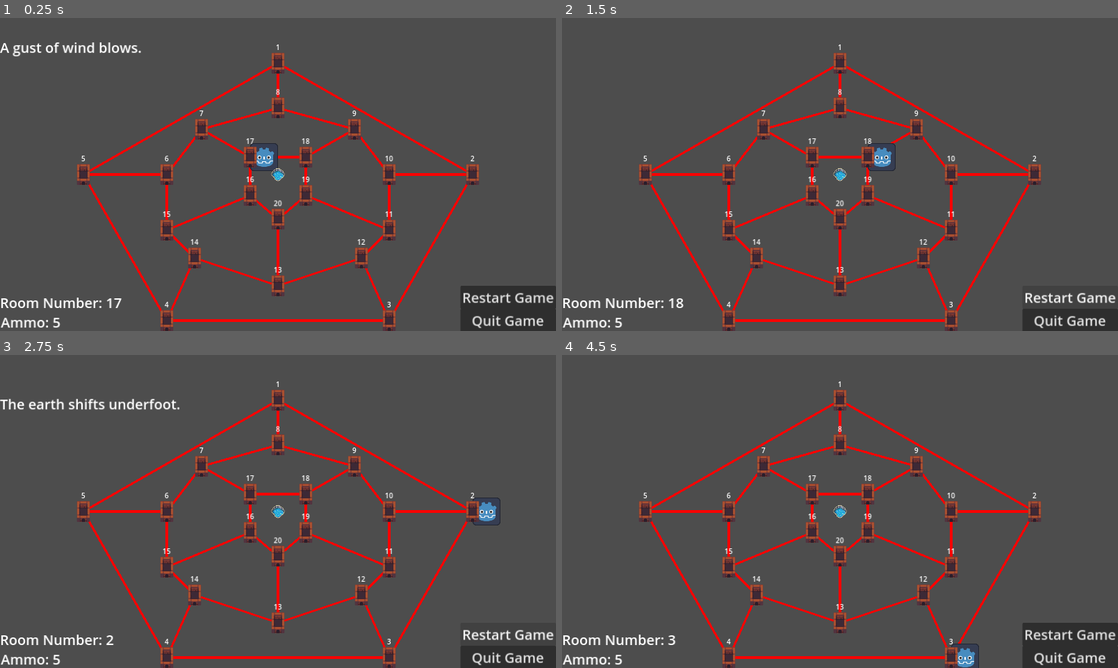
Above: before the commit, frames 1-4 (two rows, left to right).
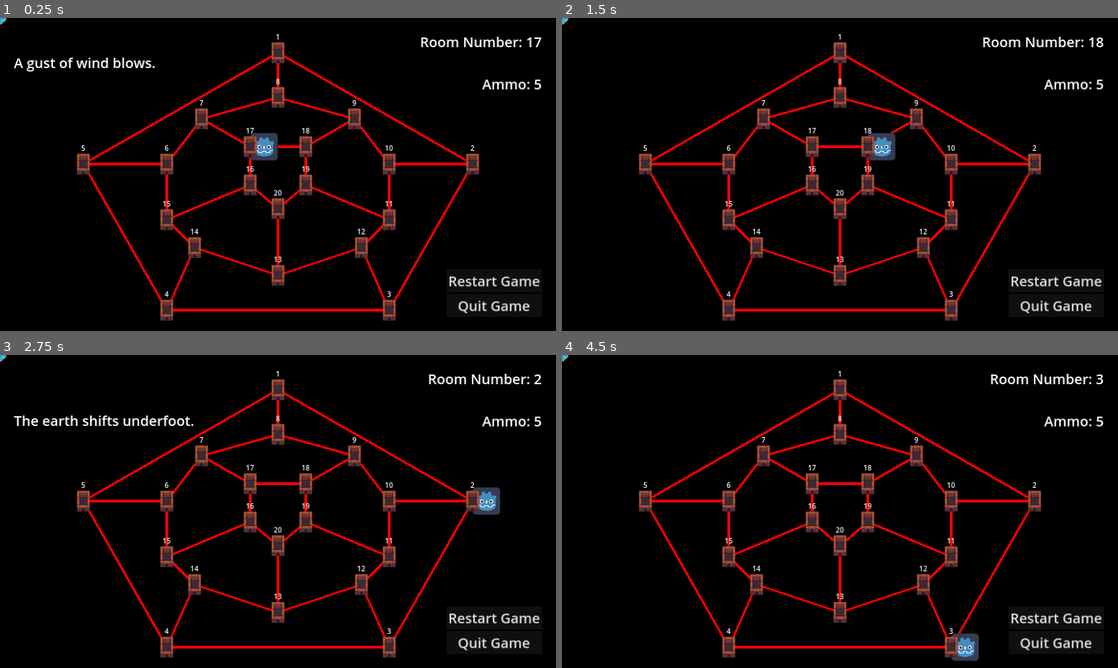
Above: after the commit, the same moments.

Repository: Jayb333/hunt_the_wumpus
Game: Godot game, scene res://scenes/main.tscn
The game is run twice, just before and just after one commit, with the same random seed, the same clock (stepped at 60 frames per second) and the same inputs.
Inputs (mouse positions are in pixels of both pictures, inside the frame that each line leads up to):
- Up to frame 1 (0.25 s): no input
- Up to frame 2 (1.5 s): click "Restart Game" at 0.5 s; click "Restart Game" at 1.25 s
- Up to frame 3 (2.75 s): click "Restart Game" at 2 s
- Up to frame 4 (4.5 s): tap Enter at 2.75, 4.25 s; drag from (840, 398) to (1034, 511) at 2.77 s; tap Space at 3.5 s; drag from (1034, 511) to (840, 398) at 3.52 s; move the mouse to (951, 658) at 4.27 s; press the mouse at (951, 658) at 4.28 s; hold Right (ui_right) from 4.28 s (still down)

The runs differ from the first frame. In frame 1, 99% of the frame differs, in the area x 0-100%, y 0-100%; in frame 2, 99%; in frame 3, 99%; in frame 4, 99%.

Commit message:
june19
Found a happy medium with UI

Diff:
--- a/project.godot
+++ b/project.godot
@@ -37,3 +37,7 @@
 "events": [Object(InputEventMouseButton,"resource_local_to_scene":false,"resource_name":"","device":-1,"window_id":0,"a …(258 unchanged characters)…
 ]
 }
+
+[rendering]
+
+environment/defaults/default_clear_color=Color(0, 0, 0, 1)
--- a/scenes/default_cave.tscn
+++ b/scenes/default_cave.tscn
@@ -5,81 +5,81 @@
 [node name="DefaultCave" type="Node2D"]
 
 [node name="RoomNumber" parent="." instance=ExtResource("2_cmrnn")]
-position = Vector2(0, -256)
+position = Vector2(640, 80)
 room_number = 1
 
 [node name="RoomNumber2" parent="." instance=ExtResource("2_cmrnn")]
-position = Vector2(448, 0)
+position = Vector2(1088, 336)
 room_number = 2
 
 [node name="RoomNumber3" parent="." instance=ExtResource("2_cmrnn")]
-position = Vector2(256, 336)
+position = Vector2(896, 672)
 room_number = 3
 
 [node name="RoomNumber4" parent="." instance=ExtResource("2_cmrnn")]
-position = Vector2(-256, 336)
+position = Vector2(384, 672)
 room_number = 4
 
 [node name="RoomNumber5" parent="." instance=ExtResource("2_cmrnn")]
-position = Vector2(-448, 0)
+position = Vector2(192, 336)
 room_number = 5
 
 [node name="RoomNumber6" parent="." instance=ExtResource("2_cmrnn")]
-position = Vector2(-256, 0)
+position = Vector2(384, 336)
 room_number = 6
 
 [node name="RoomNumber7" parent="." instance=ExtResource("2_cmrnn")]
-position = Vector2(-176, -104)
+position = Vector2(464, 232)
 room_number = 7
 
 [node name="RoomNumber8" parent="." instance=ExtResource("2_cmrnn")]
-position = Vector2(0, -153)
+position = Vector2(640, 183)
 room_number = 8
 
 [node name="RoomNumber9" parent="." instance=ExtResource("2_cmrnn")]
-position = Vector2(176, -104)
+position = Vector2(816, 232)
 room_number = 9
 
 [node name="RoomNumber10" parent="." instance=ExtResource("2_cmrnn")]
-position = Vector2(256, 0)
+position = Vector2(896, 336)
 room_number = 10
 
 [node name="RoomNumber11" parent="." instance=ExtResource("2_cmrnn")]
-position = Vector2(256, 128)
+position = Vector2(896, 464)
 room_number = 11
 
 [node name="RoomNumber12" parent="." instance=ExtResource("2_cmrnn")]
-position = Vector2(192, 192)
+position = Vector2(832, 528)
 room_number = 12
 
 [node name="RoomNumber13" parent="." instance=ExtResource("2_cmrnn")]
-position = Vector2(0, 256)
+position = Vector2(640, 592)
 room_number = 13
 
 [node name="RoomNumber14" parent="." instance=ExtResource("2_cmrnn")]
-position = Vector2(-192, 192)
+position = Vector2(448, 528)
 room_number = 14
 
 [node name="RoomNumber15" parent="." instance=ExtResource("2_cmrnn")]
-position = Vector2(-256, 128)
+position = Vector2(384, 464)
 room_number = 15
 
 [node name="RoomNumber16" parent="." instance=ExtResource("2_cmrnn")]
-position = Vector2(-64, 48)
+position = Vector2(576, 384)
 room_number = 16
 
 [node name="RoomNumber17" parent="." instance=ExtResource("2_cmrnn")]
-position = Vector2(-64, -40)
+position = Vector2(576, 296)
 room_number = 17
 
 [node name="RoomNumber18" parent="." instance=ExtResource("2_cmrnn")]
-position = Vector2(64, -40)
+position = Vector2(704, 296)
 room_number = 18
 
 [node name="RoomNumber19" parent="." instance=ExtResource("2_cmrnn")]
-position = Vector2(64, 48)
+position = Vector2(704, 384)
 room_number = 19
 
 [node name="RoomNumber20" parent="." instance=ExtResource("2_cmrnn")]
-position = Vector2(0, 103)
+position = Vector2(640, 439)
 room_number = 20
--- a/scenes/gui.tscn
+++ b/scenes/gui.tscn
@@ -3,117 +3,99 @@
 [ext_resource type="Script" path="res://scripts/gui.gd" id="1_gm7dr"]
 
 [node name="GUI" type="Control"]
+z_index = -2
 layout_mode = 3
-anchors_preset = 0
+anchors_preset = 15
+anchor_right = 1.0
+anchor_bottom = 1.0
+grow_horizontal = 2
+grow_vertical = 2
 size_flags_horizontal = 0
 size_flags_vertical = 4
 script = ExtResource("1_gm7dr")
 
-[node name="NoThreatsLabel" type="Label" parent="."]
-visible = false
-offset_left = -640.0
-offset_top = -360.0
-offset_right = 640.0
-offset_bottom = -315.0
-theme_override_font_sizes/font_size = 32
-text = "Hello threats!"
-
-[node name="WumpusThreatLabel" type="Label" parent="."]
-offset_left = -640.0
-offset_top = -360.0
-offset_right = 640.0
-offset_bottom = -315.0
-theme_override_font_sizes/font_size = 32
-text = "Hello threats!"
-
-[node name="PitfallThreatLabel" type="Label" parent="."]
-offset_left = -640.0
-offset_top = -315.0
-offset_right = 640.0
-offset_bottom = -270.0
-theme_override_font_sizes/font_size = 32
-text = "Hello threats!"
-
-[node name="SinkholeThreatLabel" type="Label" parent="."]
-offset_left = -640.0
-offset_top = -270.0
-offset_right = 640.0
-offset_bottom = -225.0
-theme_override_font_sizes/font_size = 32
-text = "Hello threats!"
-
-[node name="RoomNumberLabel" type="Label" parent="."]
+[node name="MarginContainer" type="MarginContainer" parent="."]
+custom_minimum_size = Vector2(512, 0)
 layout_mode = 1
 anchors_preset = 15
 anchor_right = 1.0
 anchor_bottom = 1.0
-offset_left = -640.0
-offset_top = 272.0
-offset_bottom = 317.0
 grow_horizontal = 2
 grow_vertical = 2
+theme_override_constants/margin_left = 32
+theme_override_constants/margin_top = 32
+theme_override_constants/margin_right = 32
+theme_override_constants/margin_bottom = 32
+
+[node name="VBoxContainer" type="VBoxContainer" parent="MarginContainer"]
+layout_mode = 2
+size_flags_horizontal = 0
+size_flags_vertical = 0
+
+[node name="WumpusThreatLabel" type="Label" parent="MarginContainer/VBoxContainer"]
+unique_name_in_owner = true
+layout_mode = 2
+theme_override_font_sizes/font_size = 32
+text = "Hello threats!"
+
+[node name="PitfallThreatLabel" type="Label" parent="MarginContainer/VBoxContainer"]
+unique_name_in_owner = true
+layout_mode = 2
+theme_override_font_sizes/font_size = 32
+text = "Hello threats!"
+
+[node name="SinkholeThreatLabel" type="Label" parent="MarginContainer/VBoxContainer"]
+unique_name_in_owner = true
+layout_mode = 2
+theme_override_font_sizes/font_size = 32
+text = "Hello threats!"
+
+[node name="VBoxContainer2" type="VBoxContainer" parent="MarginContainer"]
+layout_mode = 2
+size_flags_horizontal = 8
+size_flags_vertical = 0
+
+[node name="RoomNumberLabel" type="Label" parent="MarginContainer/VBoxContainer2"]
+unique_name_in_owner = true
+layout_mode = 2
 theme_override_font_sizes/font_size = 32
 text = "Room No: X"
 vertical_alignment = 1
 
-[node name="IllegalActionLabel" type="Label" parent="."]
-layout_mode = 1
-anchors_preset = 5
-anchor_left = 0.5
-anchor_right = 0.5
-offset_left = -92.0
-offset_top = -360.0
-offset_right = 93.0
-offset_bottom = -315.0
-grow_horizontal = 2
+[node name="IllegalActionLabel" type="Label" parent="MarginContainer/VBoxContainer2"]
+unique_name_in_owner = true
+layout_mode = 2
 theme_override_colors/font_color = Color(1, 1, 0, 1)
 theme_override_font_sizes/font_size = 32
 text = "Illegal Move"
 horizontal_alignment = 1
 vertical_alignment = 1
 
-[node name="AmmoLabel" type="Label" parent="."]
-layout_mode = 1
-offset_left = -640.0
-offset_top = 317.0
-offset_right = -500.0
-offset_bottom = 362.0
+[node name="AmmoLabel" type="Label" parent="MarginContainer/VBoxContainer2"]
+unique_name_in_owner = true
+layout_mode = 2
 theme_override_font_sizes/font_size = 32
 text = "Ammo: X"
 horizontal_alignment = 2
 vertical_alignment = 1
 
-[node name="RestartButton" type="Button" parent="."]
-layout_mode = 1
-anchors_preset = 6
-anchor_left = 1.0
-anchor_top = 0.5
-anchor_right = 1.0
-anchor_bottom = 0.5
-offset_left = 420.0
-offset_top = 256.0
-offset_right = 640.0
-offset_bottom = 309.0
-grow_horizontal = 0
-grow_vertical = 2
+[node name="HBoxContainer" type="HBoxContainer" parent="MarginContainer"]
+layout_mode = 2
+size_flags_horizontal = 8
+size_flags_vertical = 8
+
+[node name="VBoxContainer" type="VBoxContainer" parent="MarginContainer/HBoxContainer"]
+layout_mode = 2
+
+[node name="RestartButton" type="Button" parent="MarginContainer/HBoxContainer/VBoxContainer"]
+layout_mode = 2
 theme_override_font_sizes/font_size = 32
 text = "Restart Game"
 
-[node name="QuitButton" type="Button" parent="."]
-offset_left = 420.0
-offset_top = 309.0
-offset_right = 640.0
-offset_bottom = 362.0
+[node name="QuitButton" type="Button" parent="MarginContainer/HBoxContainer/VBoxContainer"]
+layout_mode = 2
 theme_override_font_sizes/font_size = 32
 text = "Quit Game"
 
-[node name="Camera2D" type="Camera2D" parent="."]
-enabled = false
-
-[node name="MarginContainer" type="MarginContainer" parent="."]
-custom_minimum_size = Vector2(512, 0)
-offset_right = 40.0
-offset_bottom = 40.0
-
-[connection signal="pressed" from="RestartButton" to="." method="_on_restart_button_pressed"]
-[connection signal="pressed" from="QuitButton" to="." method="_on_quit_button_pressed"]
+[connection signal="pressed" from="MarginContainer/HBoxContainer/VBoxContainer/RestartButton" to="." method="_on_restart_button_pressed"]
+[connection signal="pressed" from="MarginContainer/HBoxContainer/VBoxContainer/QuitButton" to="." method="_on_quit_button_pressed"]
--- a/scenes/instructions_screen.tscn
+++ b/scenes/instructions_screen.tscn
@@ -1,6 +1,7 @@
-[gd_scene load_steps=2 format=3 uid="uid://dxo7c5a4ueeki"]
+[gd_scene load_steps=3 format=3 uid="uid://dxo7c5a4ueeki"]
 
 [ext_resource type="Script" path="res://scripts/title_screen.gd" id="1_707ux"]
+[ext_resource type="FontFile" uid="uid://do0yinjedn8al" path="res://fonts/DotGothic16-Regular.ttf" id="2_gn8g4"]
 
 [node name="TitleScreen" type="Control"]
 layout_mode = 3
@@ -11,40 +12,68 @@
 grow_vertical = 2
 script = ExtResource("1_707ux")
 
-[node name="VBoxContainer" type="VBoxContainer" parent="."]
+[node name="GridContainer" type="GridContainer" parent="."]
 layout_mode = 1
-anchors_preset = 7
-anchor_left = 0.5
-anchor_top = 1.0
-anchor_right = 0.5
+anchors_preset = 15
+anchor_right = 1.0
 anchor_bottom = 1.0
-offset_left = -190.0
-offset_top = -53.0
-offset_right = 190.0
 grow_horizontal = 2
+grow_vertical = 2
+columns = 2
+
+[node name="HBoxContainer" type="HBoxContainer" parent="."]
+layout_mode = 2
+offset_left = 1088.0
+offset_top = 640.0
+offset_right = 1152.0
+offset_bottom = 688.0
+grow_horizontal = 0
 grow_vertical = 0
+size_flags_horizontal = 8
+size_flags_vertical = 8
 
-[node name="BackButton" type="Button" parent="VBoxContainer"]
+[node name="VBoxContainer" type="VBoxContainer" parent="HBoxContainer"]
 layout_mode = 2
+size_flags_horizontal = 4
 size_flags_vertical = 4
+
+[node name="BackButton" type="Button" parent="HBoxContainer/VBoxContainer"]
+layout_mode = 2
+size_flags_horizontal = 4
+size_flags_vertical = 4
+theme_override_fonts/font = ExtResource("2_gn8g4")
 theme_override_font_sizes/font_size = 32
 text = "Back"
 
-[node name="Label" type="Label" parent="."]
+[node name="MarginContainer" type="MarginContainer" parent="."]
 layout_mode = 1
-anchors_preset = 5
-anchor_left = 0.5
-anchor_right = 0.5
-offset_left = -580.0
-offset_right = 580.0
-offset_bottom = 664.0
+anchors_preset = 15
+anchor_right = 1.0
+anchor_bottom = 1.0
+offset_right = -192.0
 grow_horizontal = 2
+grow_vertical = 2
+theme_override_constants/margin_left = 32
+theme_override_constants/margin_top = 32
+theme_override_constants/margin_right = 128
+theme_override_constants/margin_bottom = 32
+
+[node name="ScrollContainer" type="ScrollContainer" parent="MarginContainer"]
+layout_mode = 2
+
+[node name="Label" type="Label" parent="MarginContainer/ScrollContainer"]
+layout_mode = 2
+size_flags_horizontal = 3
+size_flags_vertical = 1
+theme_override_fonts/font = ExtResource("2_gn8g4")
 theme_override_font_sizes/font_size = 18
-text = "The game is set in a cave that consists of a 20 room labyrinth. Each room is connected to 3 other rooms. The objective of the player is to find and kill the Wumpus that lurks in the cave.
+text = "Hunt the Wumpus is a game is set in a cave that consists of 20 individual rooms. Each room is connected to 3 other rooms. The objective is to find the room where the Wumpus sleeps and shoot into it.
 
-The player has 5 shells. If they run out of shells before killing the Wumpus, the player loses the game.
+Left click an adjoining room to move into it. Right click an adjoining room to shoot into it. You cannot move or shoot into a room you already occupy.
 
-In the cave are: one Wumpus, two sinkholes, and two pitfalls.
+The player begins with 5 shotgun shells. If they run out of shells before killing the Wumpus, the player loses the game.
+
+In the cave are three kinds of threats: the Wumpus, two sinkholes, and two pitfalls.
 
 If the player enters a room with the Wumpus, they are eaten and the game is lost.
 
@@ -52,14 +81,13 @@
 
 If the player enters a room with a sinkhole, the sinkhole deposits them into a random room.
 
-Each turn the player can either walk into an adjacent room or shoot into an adjacent room.
-
-Whenever the player enters a room, these \"sense\" threats in adjoining rooms. The messages are:
+The player can \"sense\" threats in adjoining rooms. The messages are:
 
 Nearby Wumpus: \"A terrible presence is near.\"
 Nearby sinkhole: \"The earth shifts underfoot.\"
 Nearby pitfall: \"A gust of wind blows.\"
-When the player shoots, they win the game if they shoot into the room with the Wumpus. A missed shot will ricochet into four random rooms until it hits the player (game over), a pitfall (the shot is lost), or the Wumpus (the game is won). If the player fails to hit anything the Wumpus has a 75% of chance of waking up and moving into an adjacent room."
+
+When the player shoots, they win the game if they shoot into the room with the Wumpus. A missed shot will ricochet into four random adjoining rooms. If the ricochet will either hit the player (game over) or the Wumpus (the game is won). After shooting the Wumpus will either move to an adjoining room or remain in its current room."
 autowrap_mode = 3
 
-[connection signal="pressed" from="VBoxContainer/BackButton" to="." method="_on_back_button_pressed"]
+[connection signal="pressed" from="HBoxContainer/VBoxContainer/BackButton" to="." method="_on_back_button_pressed"]
--- a/scenes/main.tscn
+++ b/scenes/main.tscn
@@ -8,6 +8,12 @@
 [node name="Main" type="Node2D"]
 
 [node name="GUI" parent="." instance=ExtResource("1_v7xo3")]
+z_index = 0
+custom_minimum_size = Vector2(1280, 720)
+offset_right = 1280.0
+offset_bottom = 720.0
+size_flags_horizontal = 1
+mouse_filter = 2
 
 [node name="DrawManager" parent="." instance=ExtResource("4_c8x4s")]
 
@@ -17,3 +23,4 @@
 ricochet = 4
 
 [node name="Camera2D" type="Camera2D" parent="."]
+anchor_mode = 0
--- a/scenes/room_manager.tscn
+++ b/scenes/room_manager.tscn
@@ -8,6 +8,7 @@
 size = Vector2(32, 48)
 
 [node name="RoomManager" type="Sprite2D" groups=["rooms"]]
+z_index = 5
 position = Vector2(0, -320)
 texture = ExtResource("1_rl8nt")
 script = ExtResource("2_re4ua")
--- a/scenes/title_screen.tscn
+++ b/scenes/title_screen.tscn
@@ -1,6 +1,9 @@
-[gd_scene load_steps=2 format=3 uid="uid://rc1mvsfsvds3"]
+[gd_scene load_steps=5 format=3 uid="uid://rc1mvsfsvds3"]
 
 [ext_resource type="Script" path="res://scripts/title_screen.gd" id="1_707ux"]
+[ext_resource type="FontFile" uid="uid://b1a0blqipd8iq" path="res://fonts/DotGothic16-Regular.ttf" id="2_xgax1"]
+[ext_resource type="StyleBox" uid="uid://cx56lh3dk7lvx" path="res://sprites/new_style_box_flat.tres" id="3_hle50"]
+[ext_resource type="StyleBox" uid="uid://kf732l5eavch" path="res://sprites/new_style_box_flat2.tres" id="4_ucvfv"]
 
 [node name="TitleScreen" type="Control"]
 layout_mode = 3
@@ -11,48 +14,58 @@
 grow_vertical = 2
 script = ExtResource("1_707ux")
 
-[node name="VBoxContainer" type="VBoxContainer" parent="."]
+[node name="MarginContainer" type="MarginContainer" parent="."]
 layout_mode = 1
-anchors_preset = 7
-anchor_left = 0.5
-anchor_top = 1.0
-anchor_right = 0.5
+anchors_preset = 15
+anchor_right = 1.0
 anchor_bottom = 1.0
-offset_left = -190.0
-offset_top = -424.0
-offset_right = 190.0
-offset_bottom = -96.0
 grow_horizontal = 2
-grow_vertical = 0
+grow_vertical = 2
+theme_override_constants/margin_left = 32
+theme_override_constants/margin_top = 32
+theme_override_constants/margin_right = 32
+theme_override_constants/margin_bottom = 32
+
+[node name="Title" type="Label" parent="MarginContainer"]
+layout_mode = 2
+size_flags_vertical = 0
+theme_override_colors/font_color = Color(0.25098, 0.192157, 0.552941, 1)
+theme_override_fonts/font = ExtResource("2_xgax1")
+theme_override_font_sizes/font_size = 128
+text = "Hunt the Wumpus"
+horizontal_alignment = 1
+vertical_alignment = 1
+
+[node name="VBoxContainer" type="VBoxContainer" parent="MarginContainer"]
+layout_mode = 2
+size_flags_horizontal = 4
+size_flags_vertical = 8
 theme_override_constants/separation = 20
 
-[node name="NewGameButton" type="Button" parent="VBoxContainer"]
+[node name="NewGameButton" type="Button" parent="MarginContainer/VBoxContainer"]
 layout_mode = 2
+theme_override_fonts/font = ExtResource("2_xgax1")
 theme_override_font_sizes/font_size = 64
+theme_override_styles/normal = ExtResource("3_hle50")
+theme_override_styles/hover = ExtResource("4_ucvfv")
 text = "New Game"
 
-[node name="InstructionsButton" type="Button" parent="VBoxContainer"]
+[node name="InstructionsButton" type="Button" parent="MarginContainer/VBoxContainer"]
 layout_mode = 2
+theme_override_fonts/font = ExtResource("2_xgax1")
 theme_override_font_sizes/font_size = 64
+theme_override_styles/normal = ExtResource("3_hle50")
+theme_override_styles/hover = ExtResource("4_ucvfv")
 text = "Instructions"
 
-[node name="QuitButton" type="Button" parent="VBoxContainer"]
+[node name="QuitButton" type="Button" parent="MarginContainer/VBoxContainer"]
 layout_mode = 2
+theme_override_fonts/font = ExtResource("2_xgax1")
 theme_override_font_sizes/font_size = 64
+theme_override_styles/normal = ExtResource("3_hle50")
+theme_override_styles/hover = ExtResource("4_ucvfv")
 text = "Quit Game"
 
-[node name="Label" type="Label" parent="."]
-layout_mode = 1
-anchors_preset = 5
-anchor_left = 0.5
-anchor_right = 0.5
-offset_left = -563.0
-offset_right = 563.0
-offset_bottom = 175.0
-grow_horizontal = 2
-theme_override_font_sizes/font_size = 128
-text = "Hunt the Wumpus"
-
-[connection signal="pressed" from="VBoxContainer/NewGameButton" to="." method="_on_new_game_button_pressed"]
-[connection signal="pressed" from="VBoxContainer/InstructionsButton" to="." method="_on_instructions_button_pressed"]
-[connection signal="pressed" from="VBoxContainer/QuitButton" to="." method="_on_quit_button_pressed"]
+[connection signal="pressed" from="MarginContainer/VBoxContainer/NewGameButton" to="." method="_on_new_game_button_pressed"]
+[connection signal="pressed" from="MarginContainer/VBoxContainer/InstructionsButton" to="." method="_on_instructions_button_pressed"]
+[connection signal="pressed" from="MarginContainer/VBoxContainer/QuitButton" to="." method="_on_quit_button_pressed"]
--- a/scripts/game_manager.gd
+++ b/scripts/game_manager.gd
@@ -14,7 +14,7 @@
 @export var starting_ammo : int
 @export var ricochet : int
 var current_ammo : int
-@onready var threat_label = $"../GUI/ThreatLabel"
+#@onready var threat_label = $"../GUI/ThreatLabel"
 #@onready var default_cave = $"."
 var test_room = "res://room_number.tscn"
 
--- a/scripts/gui.gd
+++ b/scripts/gui.gd
@@ -1,13 +1,13 @@
 extends Control
 
-@onready var illegal_action_label = $IllegalActionLabel
-#@onready var no_threats_label = $NoThreatsLabel
-@onready var wumpus_threat_label = $WumpusThreatLabel
-@onready var pitfall_threat_label = $PitfallThreatLabel
-@onready var sinkhole_threat_label = $SinkholeThreatLabel
-@onready var room_number_label = $RoomNumberLabel
+@onready var wumpus_threat_label = %WumpusThreatLabel
+@onready var pitfall_threat_label = %PitfallThreatLabel
+@onready var sinkhole_threat_label = %SinkholeThreatLabel
+@onready var room_number_label = %RoomNumberLabel
+@onready var illegal_action_label = %IllegalActionLabel
+@onready var ammo_label = %AmmoLabel
+
 @onready var game_manager = $"../GameManager"
-@onready var ammo_label = $AmmoLabel
 
 # Called when the node enters the scene tree for the first time.
 func _ready():
Binary file added: fonts/DotGothic16-Regular.ttf
Not shown, added: fonts/DotGothic16-Regular.ttf.import
